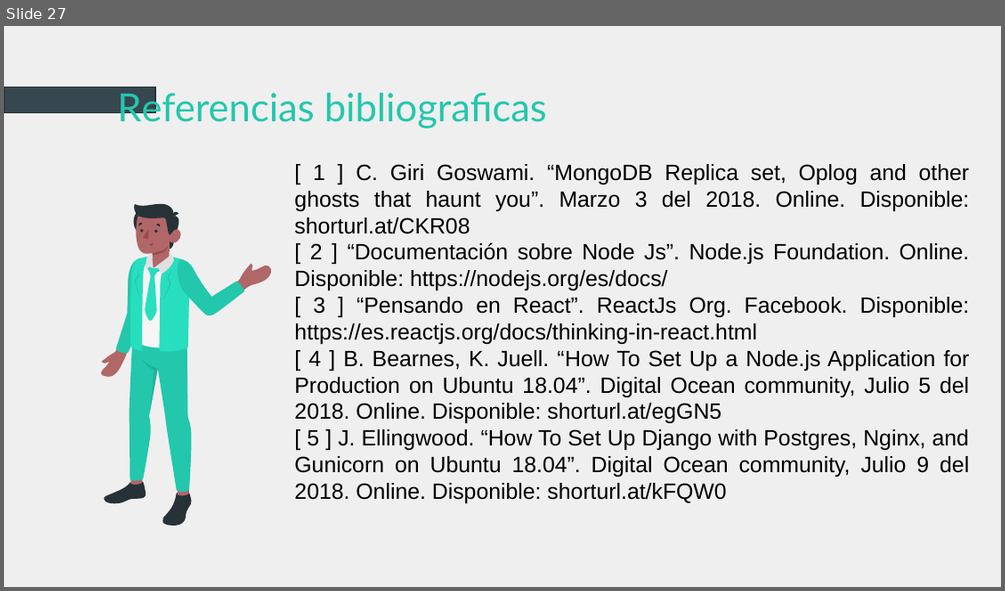
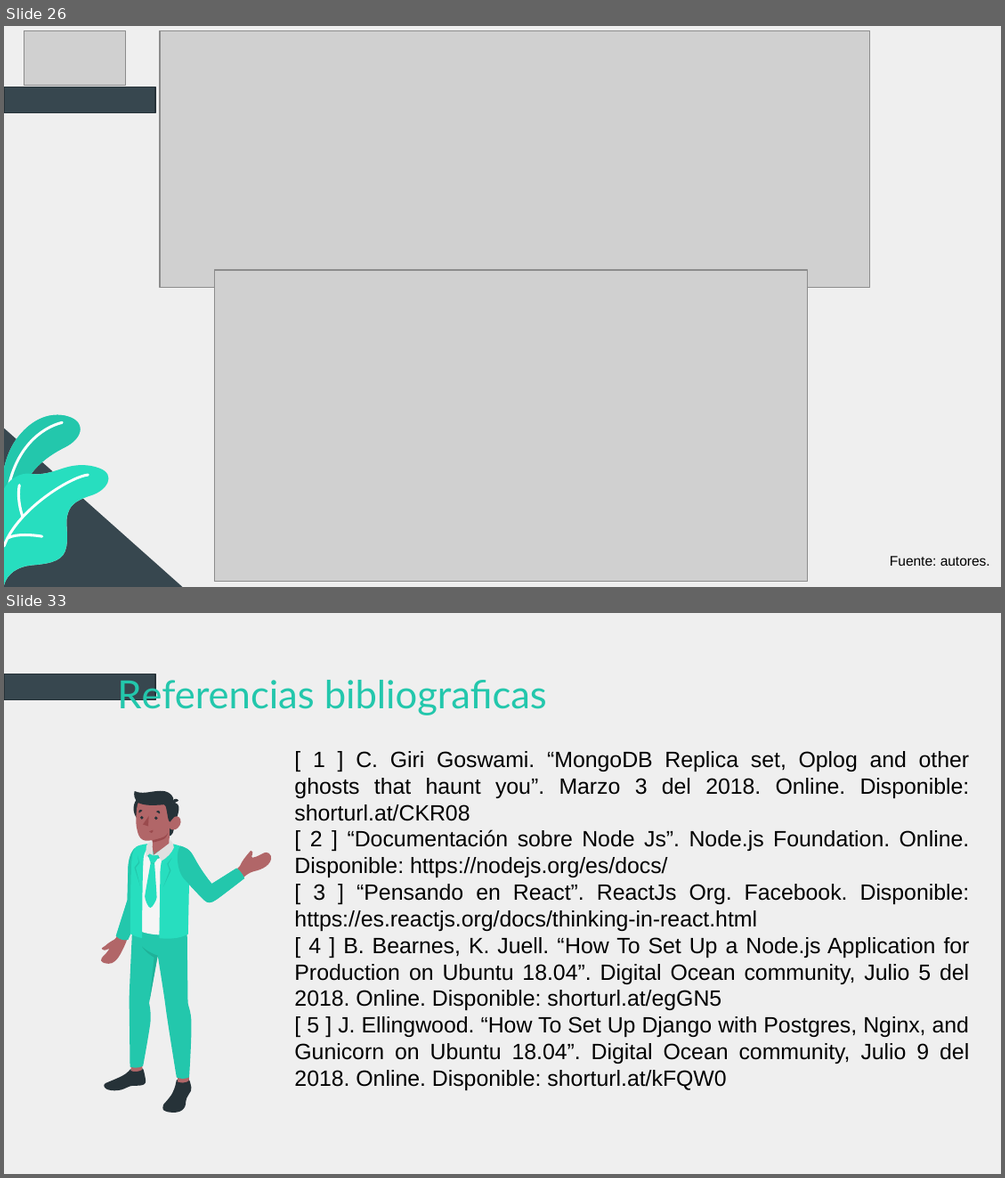
Before and after one commit to hernandavidc/PI_checkApp, a slide deck: sustentación_checkapp.pptx. Shown one above the other, each under a label of ours: slide 27 before the commit, slides 26 and 33 after it; the slides between them are not shown. The pictures are 1005x591 and 1005x1178 pixels, drawn with LibreOffice and Linux fonts; fonts in the diff are those of the drawing; grey boxes stand for pictures. Boxes give left, top, right and bottom in pixels: in the first picture for what was removed or moved away, otherwise in the second. Text is boxed around its words. In the diff, an @@ line names an element or a change of style, - is before the commit and + after.

```diff
--- a/sustentación_checkapp.pptx
+++ b/sustentación_checkapp.pptx
@@ slide 26 added at (4,26,1001,587), background #EFEFEF; not listed: 1 template element that a slide beside it also shows @@
@@ picture added at (24,31,126,86) @@
@@ picture added at (160,31,869,289) @@
@@ picture added at (214,270,807,581) @@
@@ right triangle added at (4,427,182,586), fill #37474F @@
@@ group added at (4,415,115,584): 9 freeform shapes @@
@@ text added at (890,556,990,565), 10 pt, text #000000 @@
+Fuente: autores.
@@ what was slide 27 is now slide 33 @@
```
Also in this commit, not shown: 6 slides changed, 5 other slides added, 23 other files.
